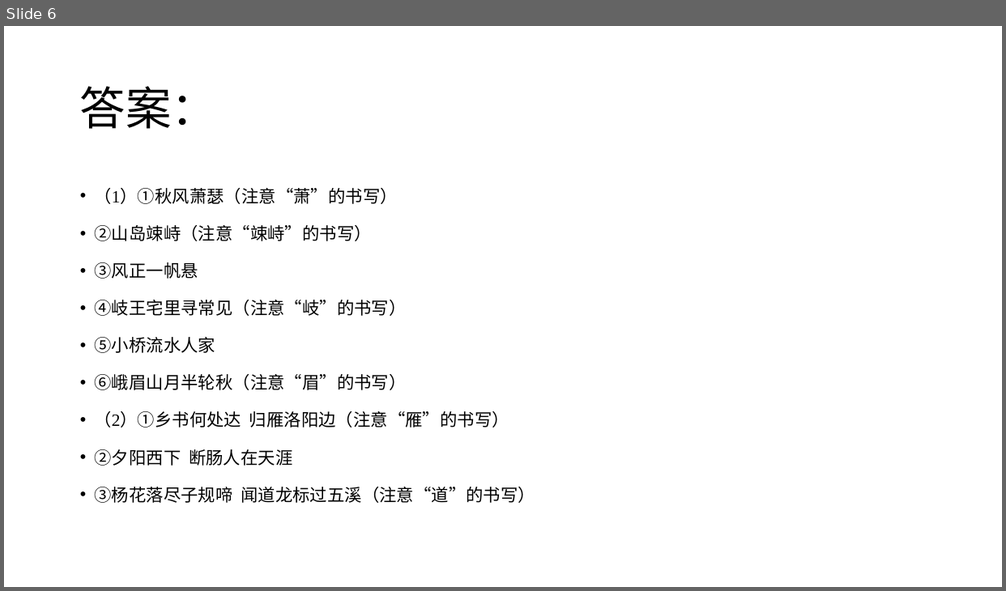
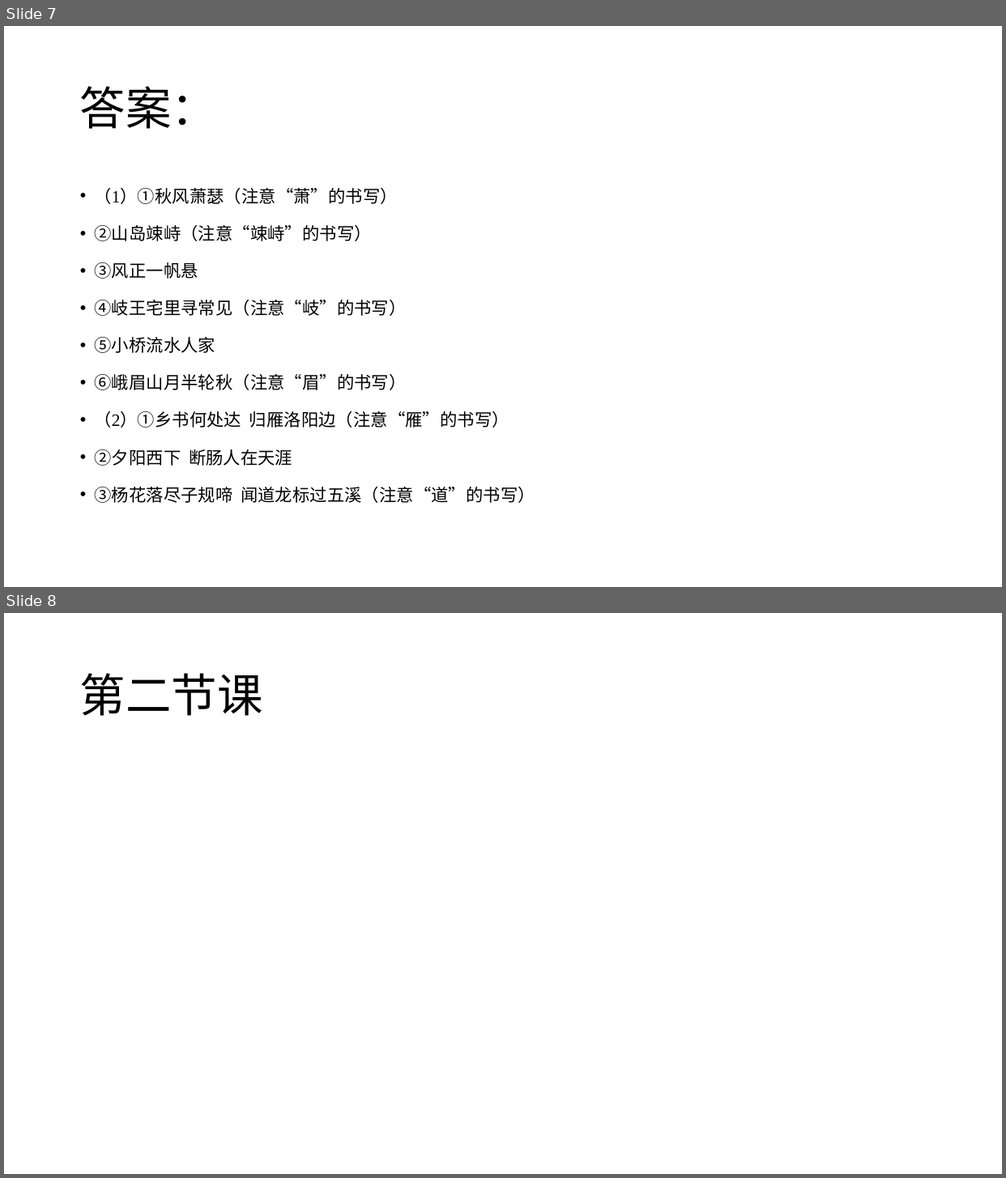
Before and after one commit to GY-feng/Notes, a slide deck: 备课-语文/PPT/小测.pptx. Shown one above the other, each under a label of ours: slide 6 before the commit, slides 7 and 8 after it. The pictures are 1006x591 and 1006x1178 pixels, drawn with LibreOffice and Linux fonts; fonts in the diff are those of the drawing. Boxes give left, top, right and bottom in pixels: in the first picture for what was removed or moved away, otherwise in the second. Text is boxed around its words. In the diff, an @@ line names an element or a change of style, - is before the commit and + after.

```diff
--- a/备课-语文/PPT/小测.pptx
+++ b/备课-语文/PPT/小测.pptx
@@ slide 8 added at [4, 613, 1002, 1174], background #FFFFFF @@
@@ title added at [80, 673, 263, 716], 44 pt, text #000000 @@
+第二节课
@@ what was slide 6 is now slide 7 @@
```
Also in this commit, not shown: 5 other slides added, 1 slide removed, 19 other files.
